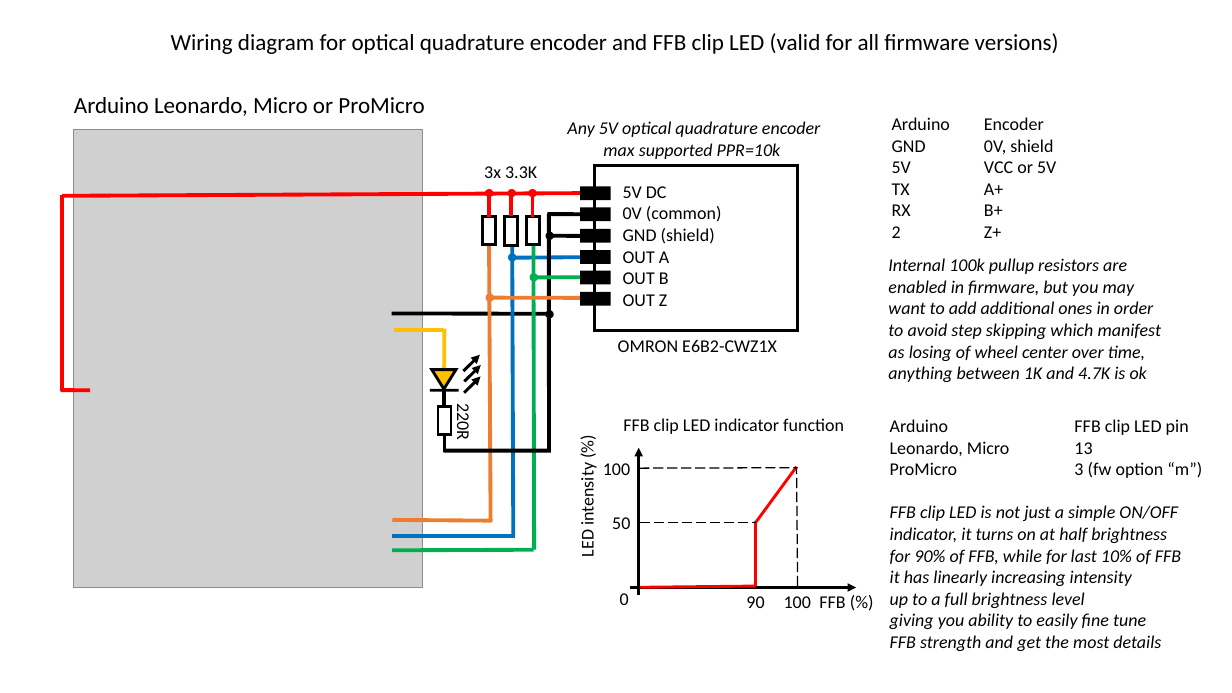
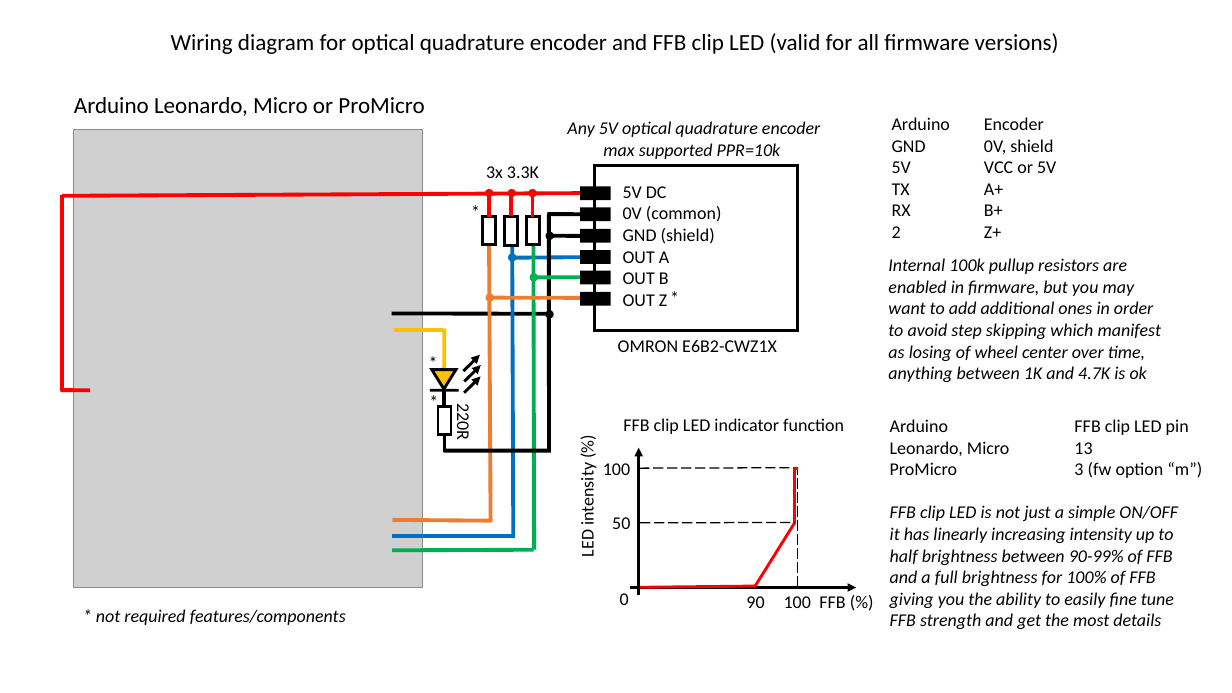
Before and after one commit to ranenbg/Arduino-FFB-wheel, a slide deck: slide 1 of brWheel_my/encoder_ffb_clip_led_wiring_diagram.pptx. Drawn at 1232x693 pixels with LibreOffice and Linux fonts; fonts in the diff are those of the drawing; grey boxes stand for pictures. Boxes give left, top, right and bottom in pixels: in the first picture for what was removed or moved away, otherwise in the second. Text is boxed around its words. In the diff, an @@ line names an element or a change of style, - is before the commit and + after.

```diff
--- a/brWheel_my/encoder_ffb_clip_led_wiring_diagram.pptx
+++ b/brWheel_my/encoder_ffb_clip_led_wiring_diagram.pptx
@@ text added at [462, 196, 490, 227], 14 pt, text #000000 @@
+*
@@ text added at [661, 282, 689, 313], 14 pt, text #000000 @@
+*
@@ text added at [420, 348, 447, 379], 14 pt, text #000000 @@
+*
@@ text added at [421, 386, 448, 418], 14 pt, text #000000 @@
+*
@@ line added from (794, 469) to (799, 469), #FF0000 2.25 pt @@
@@ line moved from (756, 586) - (756, 521) to (795, 523) - (795, 468) @@
@@ line moved from (640, 523) - (756, 523) to (640, 523) - (795, 522) @@
@@ line moved from (755, 524) - (797, 467) to (755, 586) - (795, 522) @@
@@ text at [890, 527, 1174, 608]: text changed @@
-indicator, it turns on at half brightness
-for 90% of FFB, while for last 10% of FFB
-it has linearly increasing intensity
-up to a full brightness level
-giving you ability to easily fine tune
+it has linearly increasing intensity up to
+half brightness between 90-99% of FFB
+and a full brightness for 100% of FFB
+giving you the ability to easily fine tune
@@ text added at [96, 609, 346, 625], 14 pt, text #000000, italic @@
+* not required features/components
```
Also in this commit, not shown: 1 other file.
